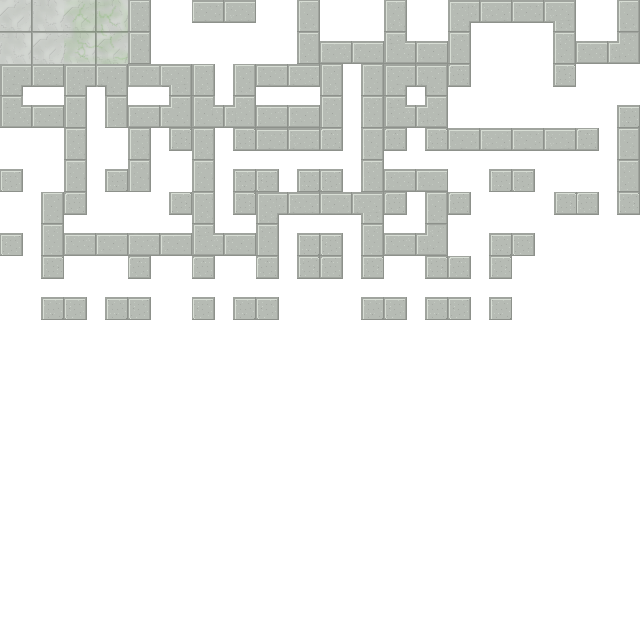
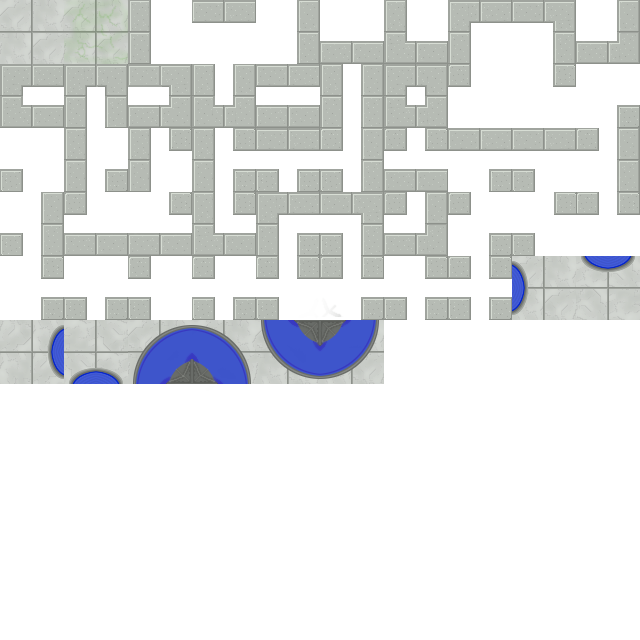
Layered file, before and after one edit (640 x 640). Changes by layer:
added layer "s1-Kopie #1" above "s1-Kopie #2" over [576, 256, 640, 320]
added layer "s1-Kopie #2" above "s1-Kopie #3" over [0, 320, 64, 384]
added layer "s1-Kopie #3" above "s1-Kopie" over [64, 320, 128, 384]
added layer "s1-Kopie" above "s1-Kopie #7" over [512, 256, 576, 320]
added layer "s1-Kopie #7" above "s1-Kopie #6" over [314, 320, 384, 384]
added layer "s1-Kopie #6" above "s1-Kopie #5" over [256, 298, 344, 384]
added layer "s1-Kopie #5" above "s1-Kopie #4" over [192, 320, 256, 384]
added layer "s1-Kopie #4" above "s1" over [128, 320, 192, 384]
